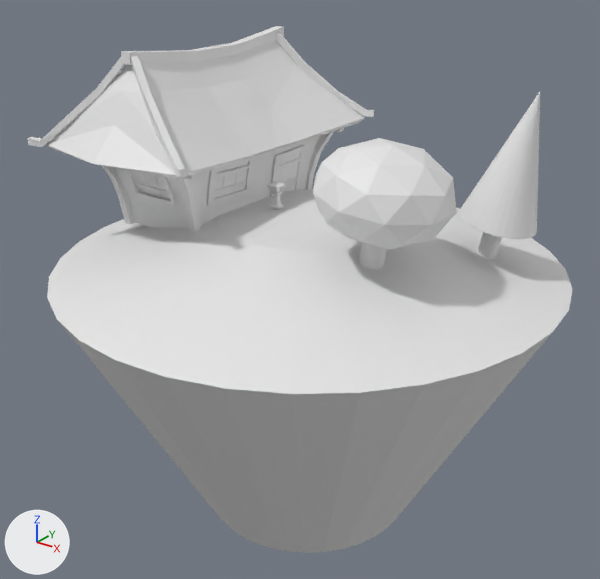
The Blender file low-poly-landscape.blend as it was, and as the next commit left it.
Camera for both pictures: a 50 mm camera at (7.43, -10.05, 4.25) aimed at (-0.11, -0.09, -1.24). The axes (+X, +Y, +Z) are drawn at lower left. The lights are the same throughout.
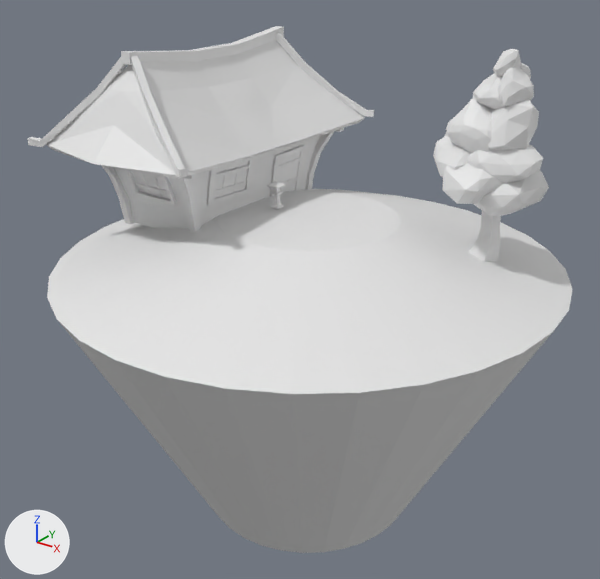
Patch to the scene script:
```diff
--- a/low-poly-landscape.blend.py
+++ b/low-poly-landscape.blend.py
@@ ob_cylinder_001 @@
-ob_cylinder_001 = bpy.data.objects.new('Cylinder.001', me_cylinder_001)
@@ ob_cone @@
-ob_cone = bpy.data.objects.new('Cone', me_cone)
@@ ob_cylinder_002 @@
-ob_cylinder_002 = bpy.data.objects.new('Cylinder.002', me_cylinder_002)
@@ ob_icosphere @@
-ob_icosphere = bpy.data.objects.new('Icosphere', me_icosphere)
@@ ob_icosphere_015 @@
+ob_icosphere_015 = bpy.data.objects.new('Icosphere.015', me_icosphere_016)  # 42 vertices, 80 faces; spans x -1.7..1.94, y -1.56..1.77, z -1.78..1.24
+ob_icosphere_015.location = (2.69, 1.22, 2.33)
+ob_icosphere_015.rotation_euler = (-0.0942, 0.134, -3.902)  # degrees (-5.4, 7.7, -224)
+ob_icosphere_015.scale = (0.125, 0.125, 0.125)
@@ ob_icosphere_014 @@
+ob_icosphere_014 = bpy.data.objects.new('Icosphere.014', me_icosphere_015)  # 42 vertices, 80 faces; spans x -2.07..1.42, y -1.17..2.28, z -0.95..1.63
+ob_icosphere_014.location = (2.74, 0.88, 2.16)
+ob_icosphere_014.rotation_euler = (-0.136, 1.31, -13.12)  # degrees (-7.8, 75, 328)
+ob_icosphere_014.scale = (0.162, 0.162, 0.162)
@@ ob_icosphere_012 @@
+ob_icosphere_012 = bpy.data.objects.new('Icosphere.012', me_icosphere_015.copy())
+ob_icosphere_012.location = (2.64, 0.94, 2.42)
+ob_icosphere_012.rotation_euler = (0.943, -0.419, -7.821)  # degrees (54, -24, 272)
+ob_icosphere_012.scale = (0.125, 0.125, 0.125)
@@ ob_icosphere_011 @@
+ob_icosphere_011 = bpy.data.objects.new('Icosphere.011', me_icosphere_016.copy())
+ob_icosphere_011.location = (2.68, 1.0, 1.72)
+ob_icosphere_011.rotation_euler = (5.099, 0.271, -3.049)  # degrees (292, 16, -175)
+ob_icosphere_011.scale = (0.279, 0.279, 0.279)
@@ ob_icosphere_009 @@
+ob_icosphere_009 = bpy.data.objects.new('Icosphere.009', me_icosphere_015.copy())
+ob_icosphere_009.location = (2.62, 0.94, 2.03)
+ob_icosphere_009.rotation_euler = (0.424, -0.187, -5.896)  # degrees (24, -11, -338)
+ob_icosphere_009.scale = (0.198, 0.198, 0.198)
@@ ob_icosphere_008 @@
+ob_icosphere_008 = bpy.data.objects.new('Icosphere.008', me_icosphere_008)  # 42 vertices, 80 faces; spans x -2.64..1.32, y -1.53..2.28, z -0.88..1.81
+ob_icosphere_008.location = (2.25, 0.67, 1.64)
+ob_icosphere_008.rotation_euler = (2.207, -0.531, -3.397)  # degrees (126, -30, -195)
+ob_icosphere_008.scale = (0.198, 0.198, 0.198)
@@ ob_icosphere_006 @@
+ob_icosphere_006 = bpy.data.objects.new('Icosphere.006', me_icosphere_016.copy())
+ob_icosphere_006.location = (2.04, 0.88, 1.15)
+ob_icosphere_006.rotation_euler = (-0.176, 0.209, -1.554)  # degrees (-10, 12, -89)
+ob_icosphere_006.scale = (0.24, 0.24, 0.24)
@@ ob_icosphere_005 @@
+ob_icosphere_005 = bpy.data.objects.new('Icosphere.005', me_icosphere_015.copy())
+ob_icosphere_005.location = (2.31, 1.0, 1.25)
+ob_icosphere_005.rotation_euler = (-0.241, 0.143, -0.0718)  # degrees (-14, 8.2, -4.1)
+ob_icosphere_005.scale = (0.323, 0.323, 0.323)
@@ ob_icosphere_004 @@
+ob_icosphere_004 = bpy.data.objects.new('Icosphere.004', me_icosphere_008.copy())
+ob_icosphere_004.location = (2.66, 0.86, 1.3)
+ob_icosphere_004.rotation_euler = (3.278, -0.0841, -3.138)  # degrees (188, -4.8, -180)
+ob_icosphere_004.scale = (0.24, 0.24, 0.24)
@@ ob_icosphere_003 @@
+ob_icosphere_003 = bpy.data.objects.new('Icosphere.003', me_icosphere_016.copy())
+ob_icosphere_003.location = (2.34, 0.81, 0.97)
+ob_icosphere_003.rotation_euler = (-0.556, 0.0819, -1.666)  # degrees (-32, 4.7, -95)
+ob_icosphere_003.scale = (0.306, 0.306, 0.306)
@@ ob_icosphere_002 @@
+ob_icosphere_002 = bpy.data.objects.new('Icosphere.002', me_icosphere_015.copy())
+ob_icosphere_002.location = (2.73, 0.92, 0.65)
+ob_icosphere_002.scale = (0.348, 0.348, 0.348)
@@ ob_cylinder_003 @@
+ob_cylinder_003 = bpy.data.objects.new('Cylinder.003', me_cylinder_003)  # 20 vertices, 17 faces; spans x -2.05..1.74, y -1.48..1.83, z -1.0..4.83
+ob_cylinder_003.location = (2.55, 1.02, -0.25)
+ob_cylinder_003.rotation_euler = (-0.123, 0.257, -0.0766)  # degrees (-7, 15, -4.4)
+ob_cylinder_003.scale = (0.136, 0.136, 0.136)
```

Pixel boxes (x1, y1, x2, y2) of what changed, in the pictures (600 x 579 px):
'Icosphere', deleted
    before: (313, 138, 457, 250)
'Cone', deleted
    before: (459, 92, 540, 240)
'Icosphere.011', added
    after: (487, 99, 539, 151)
'Icosphere.004', added
    after: (467, 145, 543, 183)
'Icosphere.002', added
    after: (474, 170, 549, 217)
'Icosphere.008', added
    after: (446, 98, 492, 153)
'Icosphere.003', added
    after: (442, 163, 503, 204)
'Cylinder.003', added
    after: (469, 211, 501, 262)
'Icosphere.014', added
    after: (498, 67, 534, 106)
'Icosphere.006', added
    after: (433, 136, 470, 177)
'Icosphere.009', added
    after: (473, 73, 505, 109)
'Cylinder.002', deleted
    before: (359, 242, 387, 269)
'Icosphere.012', added
    after: (493, 49, 521, 77)
'Cylinder.001', deleted
    before: (477, 232, 502, 259)
'Icosphere.015', added
    after: (520, 63, 531, 79)
'Icosphere.005', added
    after: (444, 131, 449, 137)
